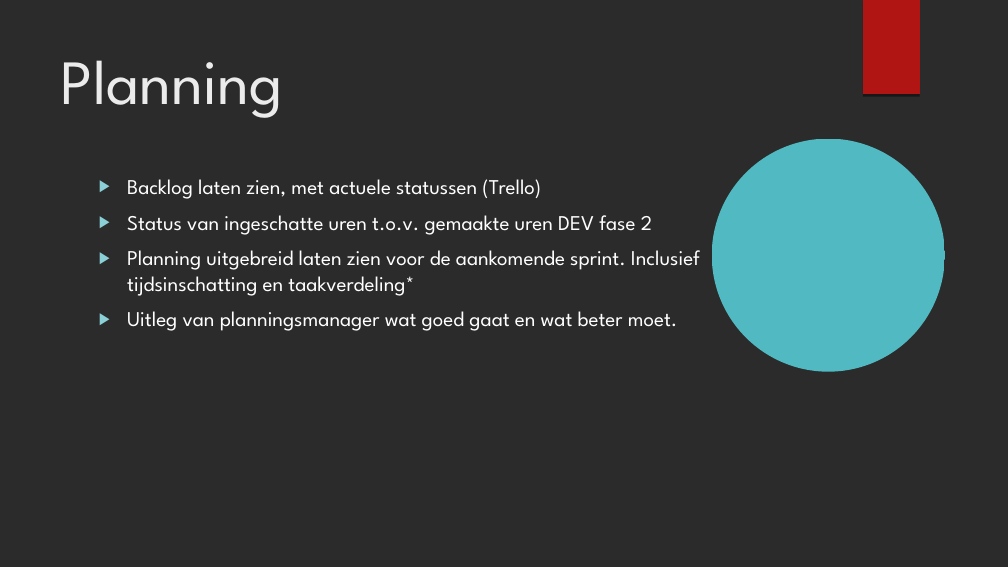
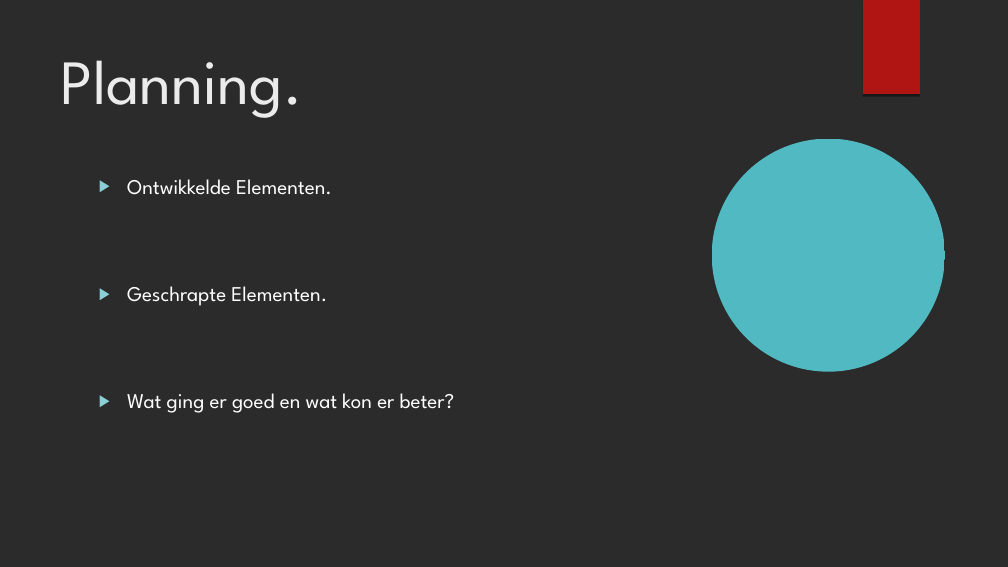
Before and after one commit to kvk4life/Nina-s-Game, a slide deck: slide 5 of Presentatie 3 documenten/Presentatie_sprint_3.odp. Drawn at 1008x567 pixels with LibreOffice and Linux fonts; fonts in the diff are those of the drawing; background and template pictures are left out; a plain dark background stands for a picture behind light text. Boxes give left, top, right and bottom in pixels: in the first picture for what was removed or moved away, otherwise in the second. Text is boxed around its words. In the diff, an @@ line names an element or a change of style, - is before the commit and + after.

```diff
--- a/Presentatie 3 documenten/Presentatie_sprint_3.odp
+++ b/Presentatie 3 documenten/Presentatie_sprint_3.odp
@@ title at [61,60,303,118]: text changed @@
-Planning
+Planning.
@@ text at [127,179,455,413]: text changed @@
-▶ Backlog laten zien, met actuele statussen (Trello)
-▶ Status van ingeschatte uren t.o.v. gemaakte uren DEV fase 2
-▶ Planning uitgebreid laten zien voor de aankomende sprint. Inclusief tijdsinschatting en taakverdeling*
-▶ Uitleg van planningsmanager wat goed gaat en wat beter moet.
+▶ Ontwikkelde Elementen.
+▶ Geschrapte Elementen.
+▶ Wat ging er goed en wat kon er beter?
```
Also in this commit, not shown: 3 other slides changed, 5 slides added, 1 slide removed.
